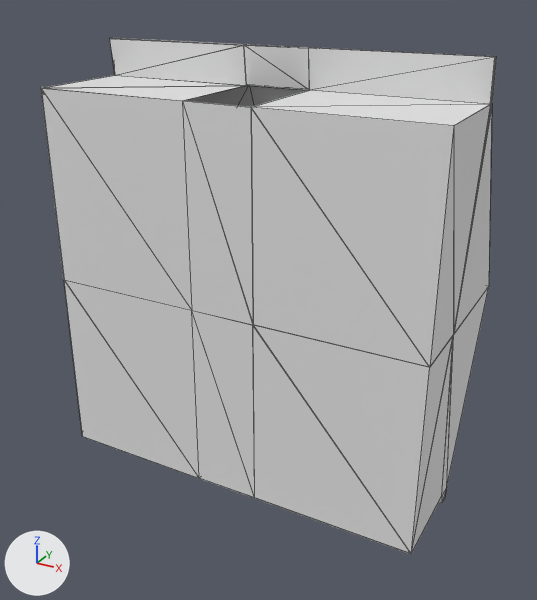
A saved change to the Blender file fpswithted/Assets/Models/cabincollider.blend.
Before and after are seen from a 50 mm camera at (11.18, -16.83, 11.32) aimed at (0.14, 3.24, 1.28). Arrows for +X, +Y and +Z are at lower left; the lights stay in place. Mesh edges are drawn as thin lines.
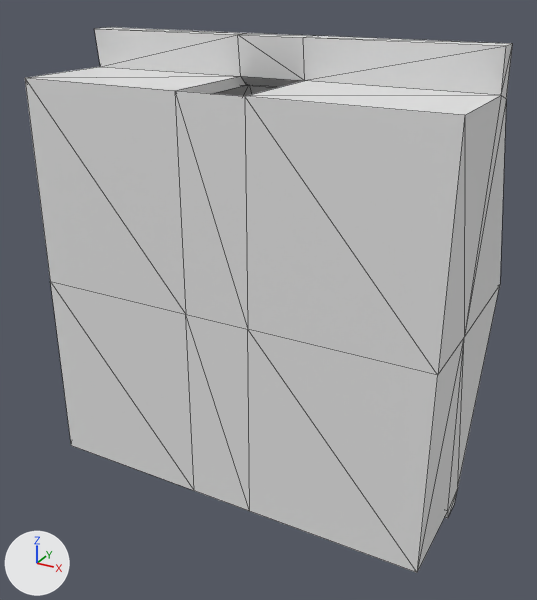
Edits to the bpy script that builds the scene:
```text
Change ob_cube:
    where _m = ob_cube.modifiers.new('Solidify', 'SOLIDIFY')
    add _m.thickness = -0.313
    add _m.use_even_offset = True
    add _m.use_quality_normals = True
```

Changed parts and their boxes [x1, y1, x2, y2] in the pictures (537 x 600 px):
'Cube', modifiers changed (7% wider)
    before: [41, 38, 497, 554]
    after: [25, 27, 513, 573]
